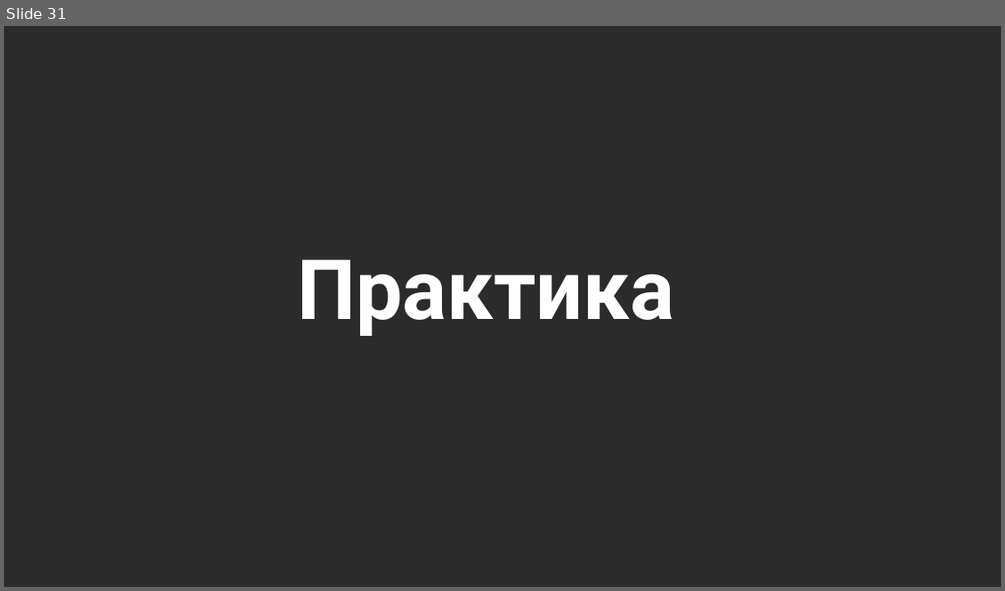
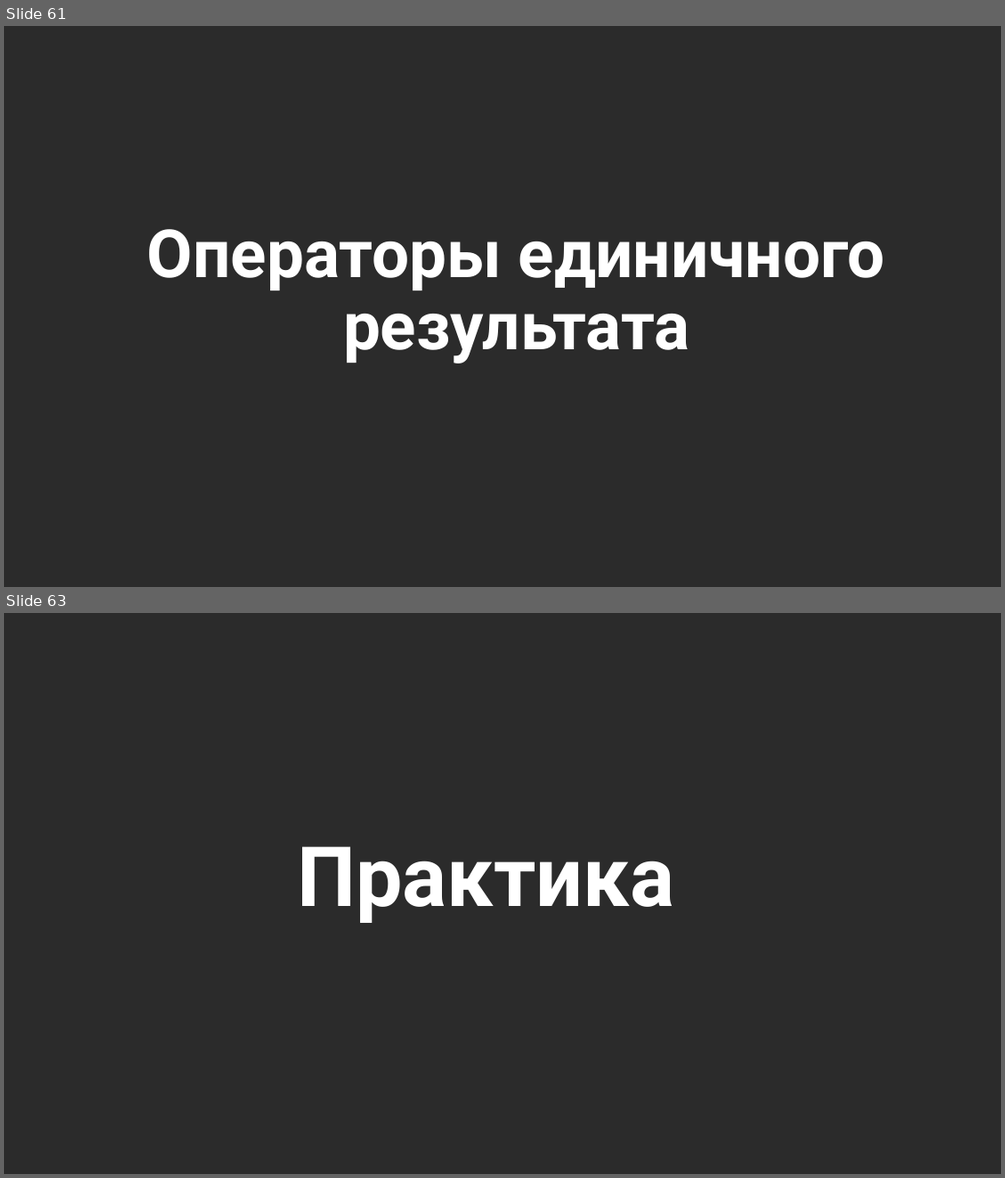
Before and after one commit to NilovPavel/OpenLessonLinq, a slide deck: LinqQueries.pptx. Shown one above the other, each under a label of ours: slide 31 before the commit, slides 61 and 63 after it; the slides between them are not shown. The pictures are 1005x591 and 1005x1178 pixels, drawn with LibreOffice and Linux fonts; fonts in the diff are those of the drawing; background and template pictures are left out; a plain dark background stands for a picture behind light text. Boxes give left, top, right and bottom in pixels: in the first picture for what was removed or moved away, otherwise in the second. Text is boxed around its words. In the diff, an @@ line names an element or a change of style, - is before the commit and + after.

Commit message:
Добавлен единичный результат.

```diff
--- a/LinqQueries.pptx
+++ b/LinqQueries.pptx
@@ slide 61 added at <box>4,26,1001,587</box>, background picture (left out) @@
@@ title added at <box>147,229,885,363</box>, 48 pt, text #FFFFFF, bold @@
+Операторы единичного результата
@@ what was slide 31 is now slide 63 @@
```
Also in this commit, not shown: 31 other slides added.
